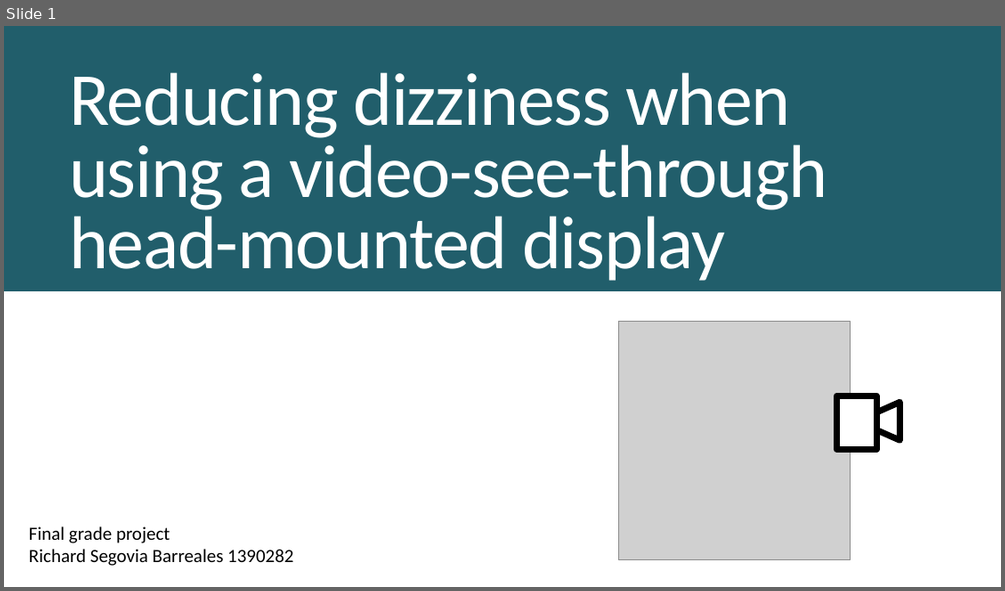
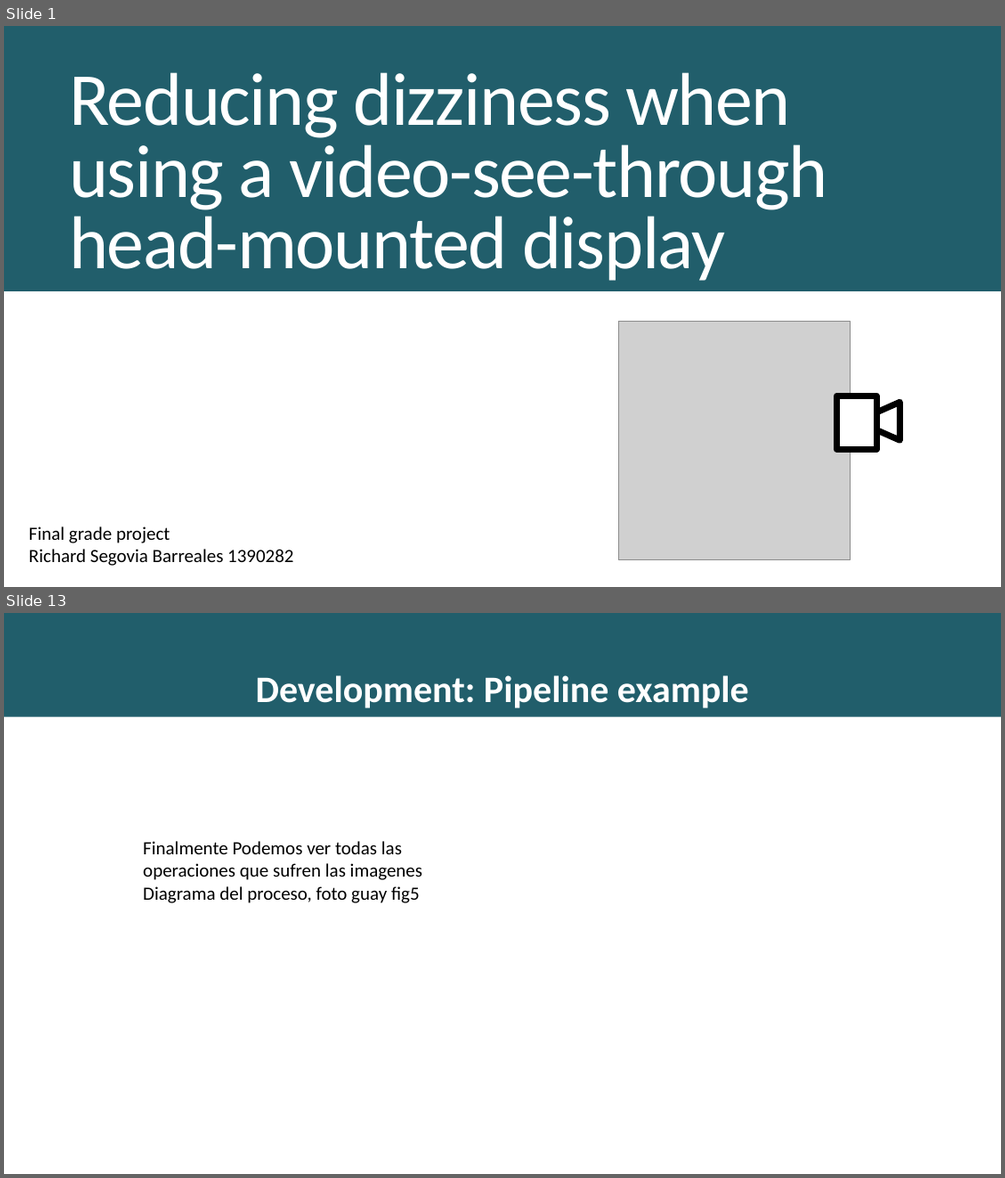
Before and after one commit to richardseba/TFG-Docs, a slide deck: Entregables/Presentacion.pptx. Shown one above the other, each under a label of ours: slide 1 before the commit, slides 1 and 13 after it; the slides between them are not shown. The pictures are 1005x591 and 1005x1178 pixels, drawn with LibreOffice and Linux fonts; fonts in the diff are those of the drawing; grey boxes stand for pictures. Boxes give left, top, right and bottom in pixels: in the first picture for what was removed or moved away, otherwise in the second. Text is boxed around its words. In the diff, an @@ line names an element or a change of style, - is before the commit and + after.

```diff
--- a/Entregables/Presentacion.pptx
+++ b/Entregables/Presentacion.pptx
@@ slide 13 added at box(4, 613, 1001, 1174), background #215E6B @@
@@ subtitle added at box(256, 675, 749, 708), 36 pt, text #FFFFFF, bold @@
+Development: Pipeline example
@@ rectangle added at box(4, 717, 1001, 1174), fill #FFFFFF @@
@@ text added at box(143, 841, 422, 903), 18 pt, text #000000 @@
+Finalmente Podemos ver todas las operaciones que sufren las imagenes
+Diagrama del proceso, foto guay fig5
```
Also in this commit, not shown: 8 slides changed, 11 other slides added, 3 slides removed, 9 other files.
